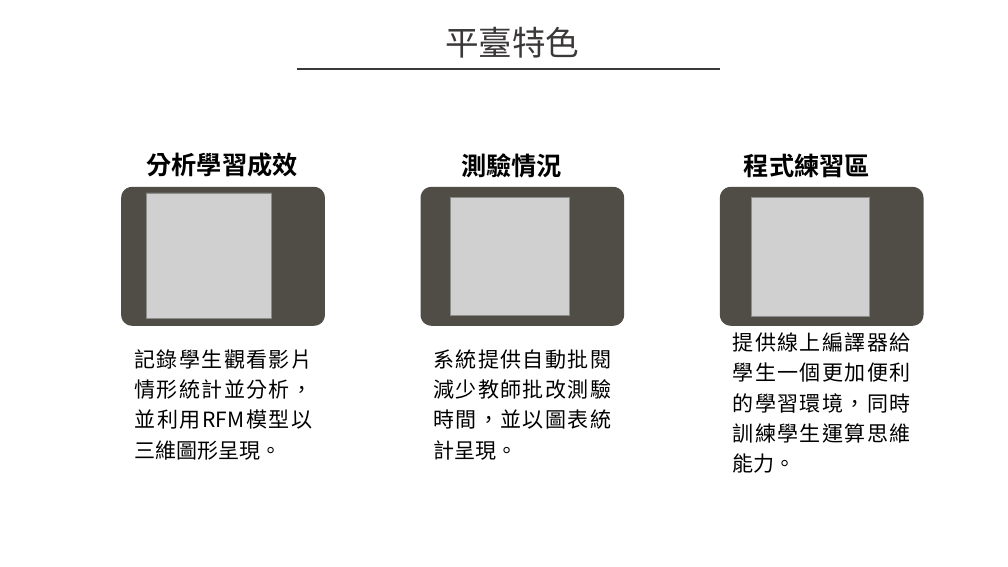
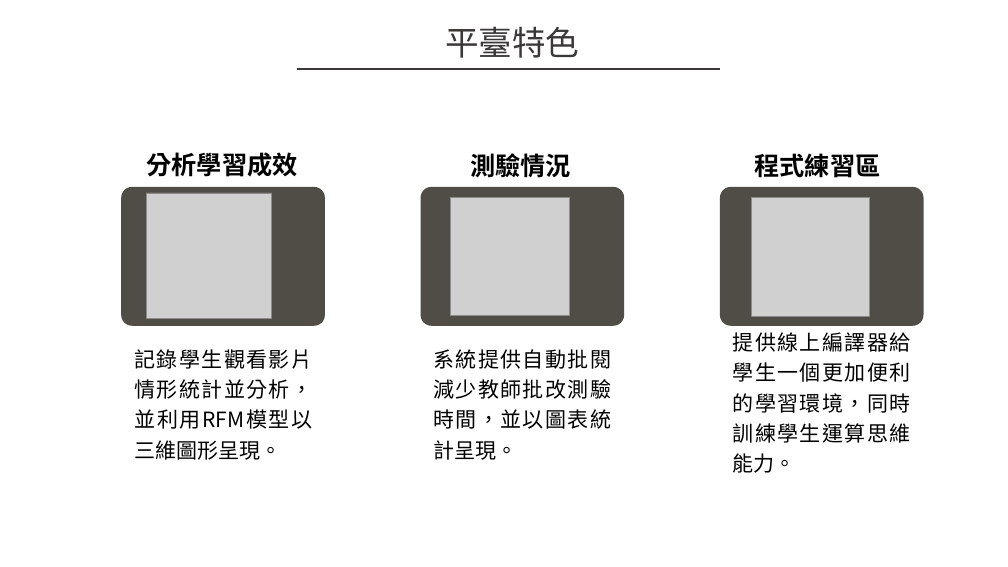
Before and after one commit to den19980107/nkust-online-study, a slide deck: slide 9 of i-Coding.pptx. Drawn at 1008x567 pixels with LibreOffice and Linux fonts; fonts in the diff are those of the drawing; grey boxes stand for pictures; background and template pictures are left out. Boxes give left, top, right and bottom in pixels: in the first picture for what was removed or moved away, otherwise in the second. Text is boxed around its words. In the diff, an @@ line names an element or a change of style, - is before the commit and + after.

```diff
--- a/i-Coding.pptx
+++ b/i-Coding.pptx
@@ text "測驗情況": place and size @@
-text "測驗情況" at (461,153,562,178)
+text "測驗情況" at (470,153,571,178)
@@ text "程式練習區": place and size @@
-text "程式練習區" at (744,153,870,178)
+text "程式練習區" at (754,153,880,178)
```
